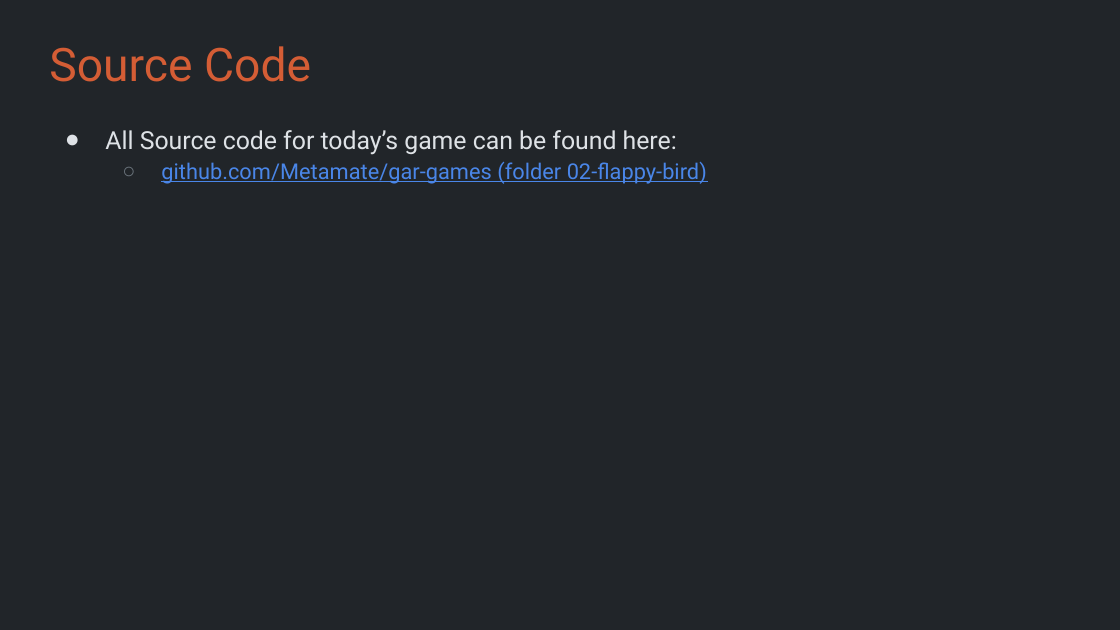
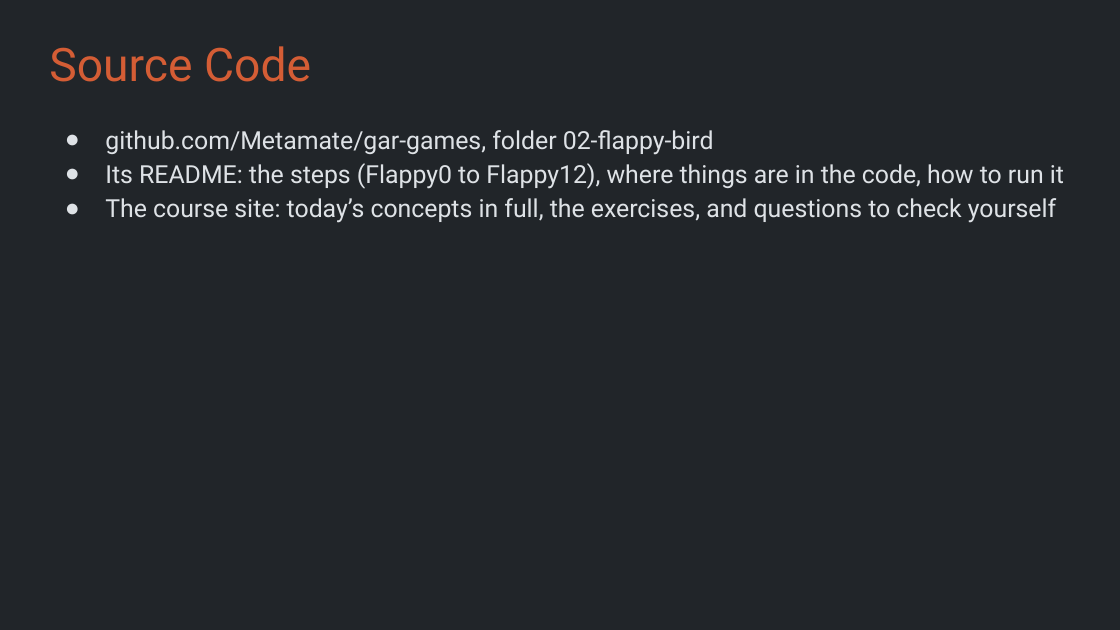
Before and after one commit to Metamate/gar, a slide deck: slide 9 of slides/02 Flappy Bird.pptx. Drawn at 1120x630 pixels with LibreOffice and Linux fonts; fonts in the diff are those of the drawing. Boxes give left, top, right and bottom in pixels: in the first picture for what was removed or moved away, otherwise in the second. Text is boxed around its words. In the diff, an @@ line names an element or a change of style, - is before the commit and + after.

```diff
--- a/slides/02 Flappy Bird.pptx
+++ b/slides/02 Flappy Bird.pptx
@@ text at (x1=105, y1=130, x2=1064, y2=223): text changed; size 14 to 16 pt; text colour #4A86E8 to #DEE2E6 @@
-● All Source code for today’s game can be found here:
-  ○ github.com/Metamate/gar-games (folder 02-flappy-bird)
+● github.com/Metamate/gar-games, folder 02-flappy-bird
+● Its README: the steps (Flappy0 to Flappy12), where things are in the code, how to run it
+● The course site: today’s concepts in full, the exercises, and questions to check yourself
```
Also in this commit, not shown: 20 other files.
